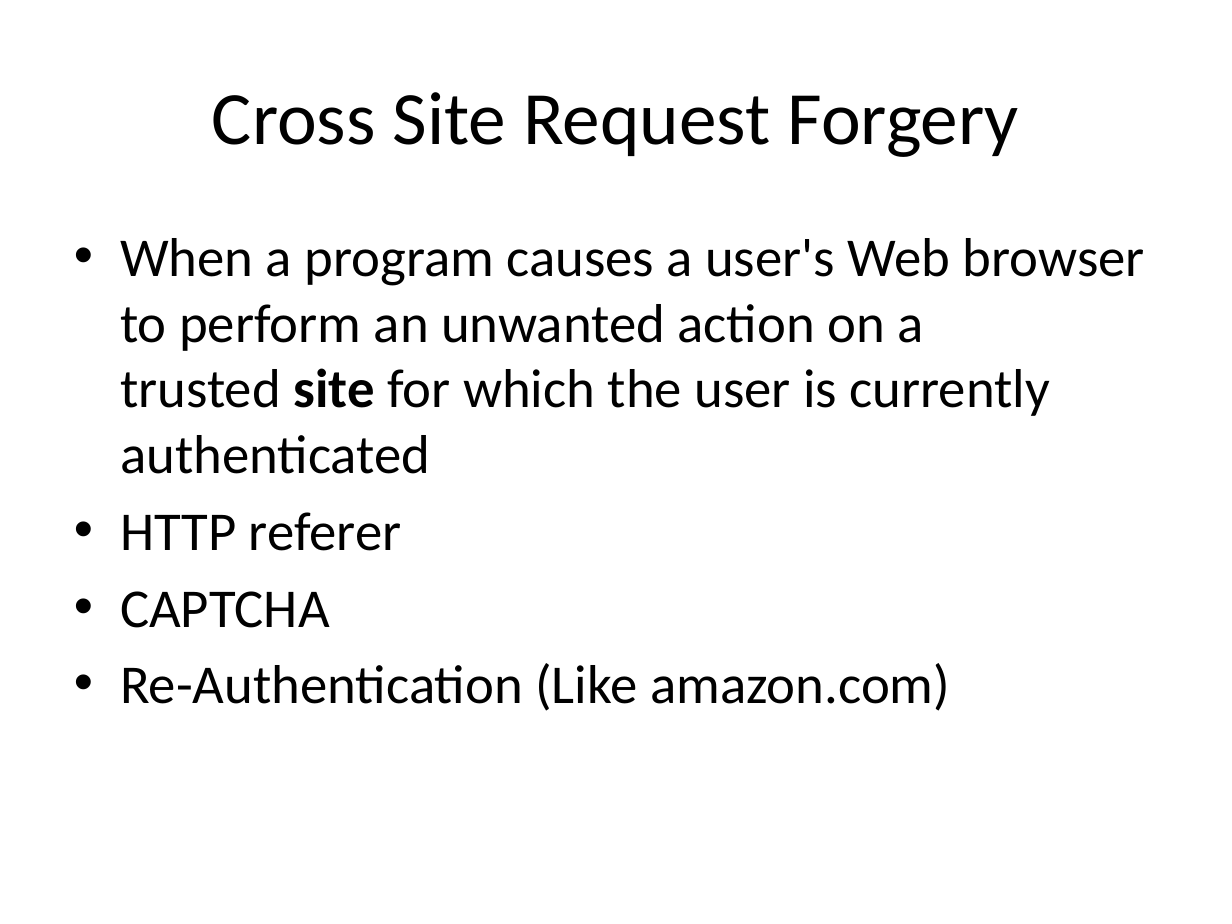
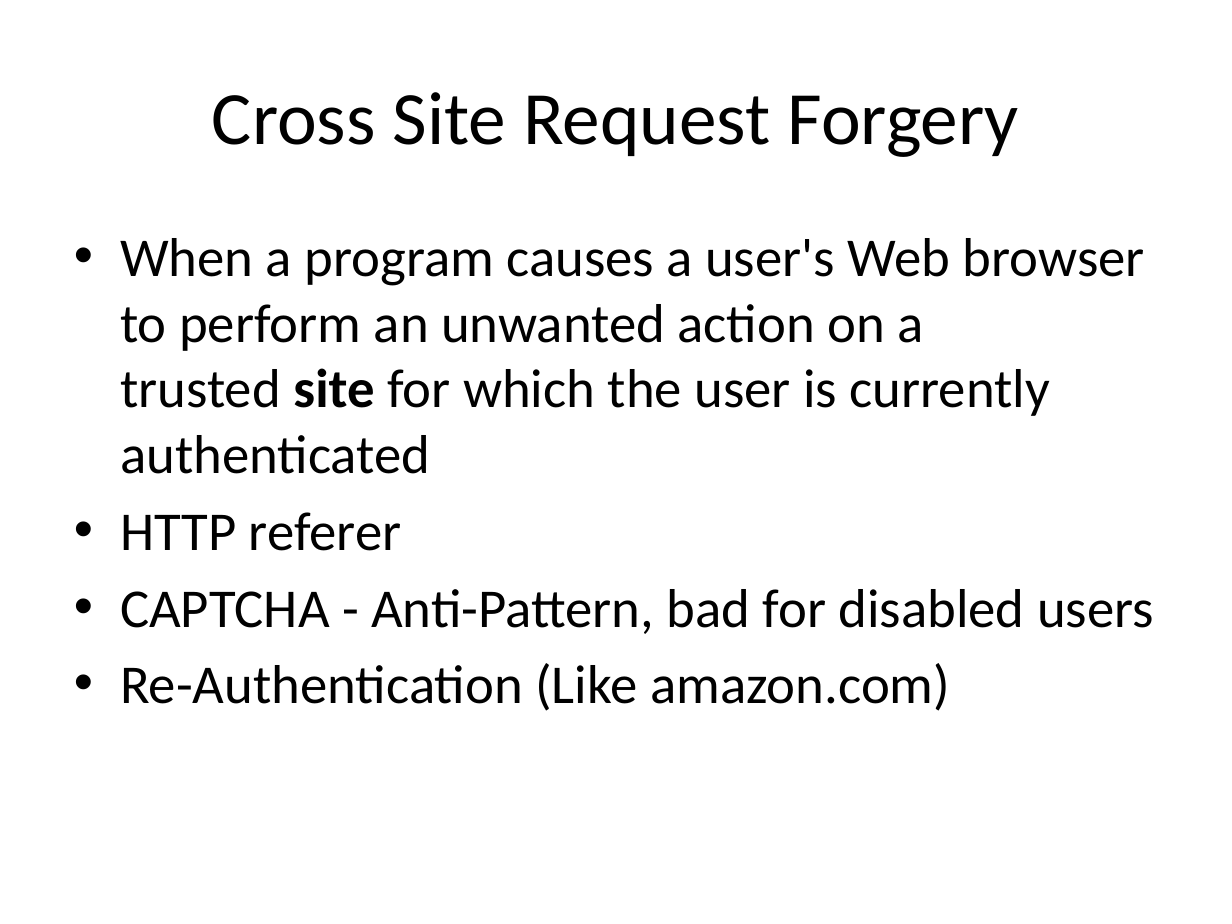
Before and after one commit to casmos1/Learning, a slide deck: slide 13 of Security/Content/Documents/Security.pptx. Drawn at 1232x924 pixels with LibreOffice and Linux fonts; fonts in the diff are those of the drawing. Boxes give left, top, right and bottom in pixels: in the first picture for what was removed or moved away, otherwise in the second. Text is boxed around its words. In the diff, an @@ line names an element or a change of style, - is before the commit and + after.

```diff
--- a/Security/Content/Documents/Security.pptx
+++ b/Security/Content/Documents/Security.pptx
@@ text at [120,589,1154,634]: text changed @@
-• CAPTCHA
+• CAPTCHA - Anti-Pattern, bad for disabled users
```
Also in this commit, not shown: 3 other files.
